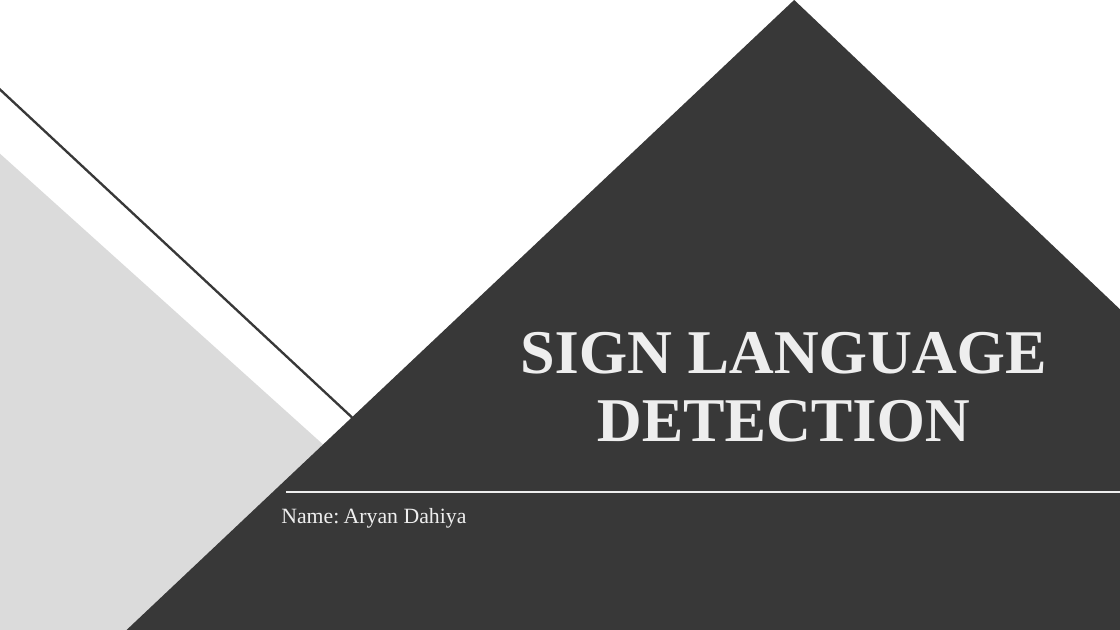
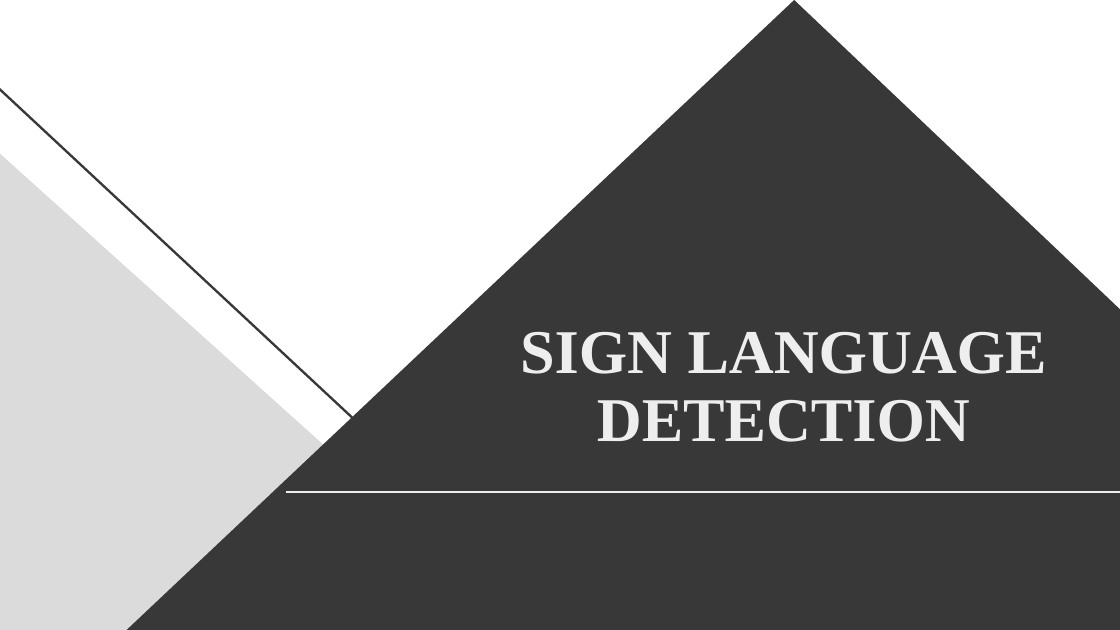
Before and after one commit to kumar-karan/Sign-Language-Detection, a slide deck: slide 1 of presentation/Sign_language.pptx. Drawn at 1120x630 pixels with LibreOffice and Linux fonts; fonts in the diff are those of the drawing. Boxes give left, top, right and bottom in pixels: in the first picture for what was removed or moved away, otherwise in the second. Text is boxed around its words. In the diff, an @@ line names an element or a change of style, - is before the commit and + after.

Commit message:
Presentation

```diff
--- a/presentation/Sign_language.pptx
+++ b/presentation/Sign_language.pptx
@@ subtitle removed at (x1=281, y1=508, x2=467, y2=528) @@
-Name: Aryan Dahiya
```
